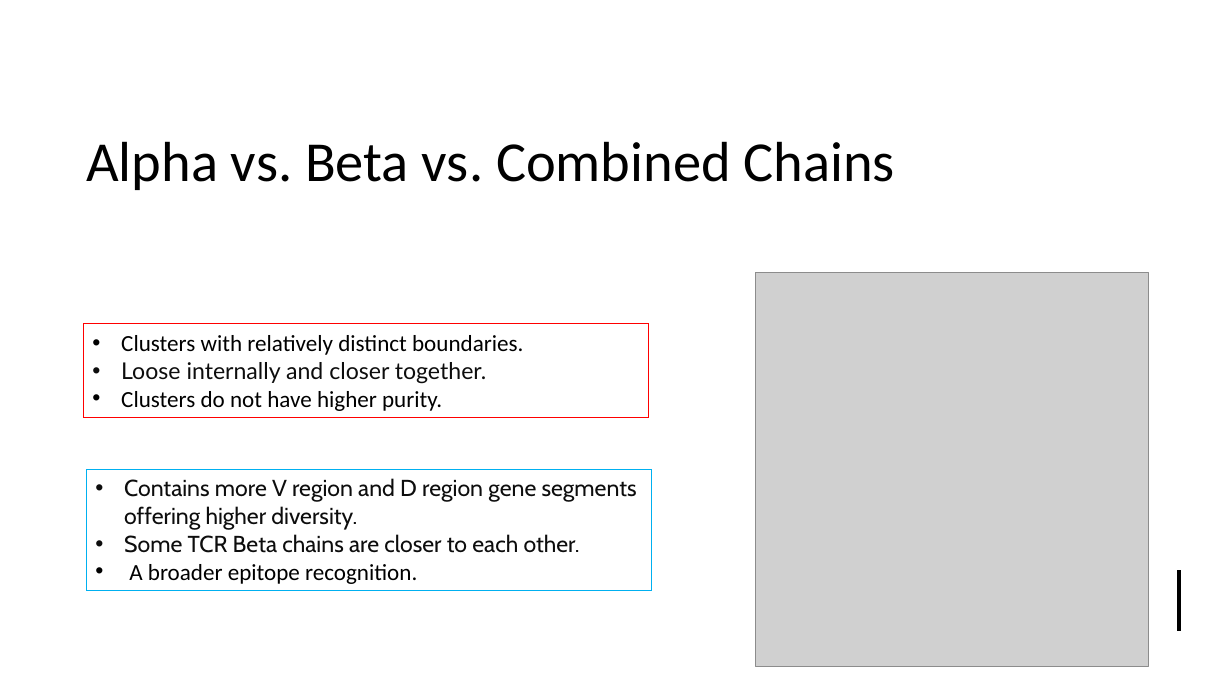
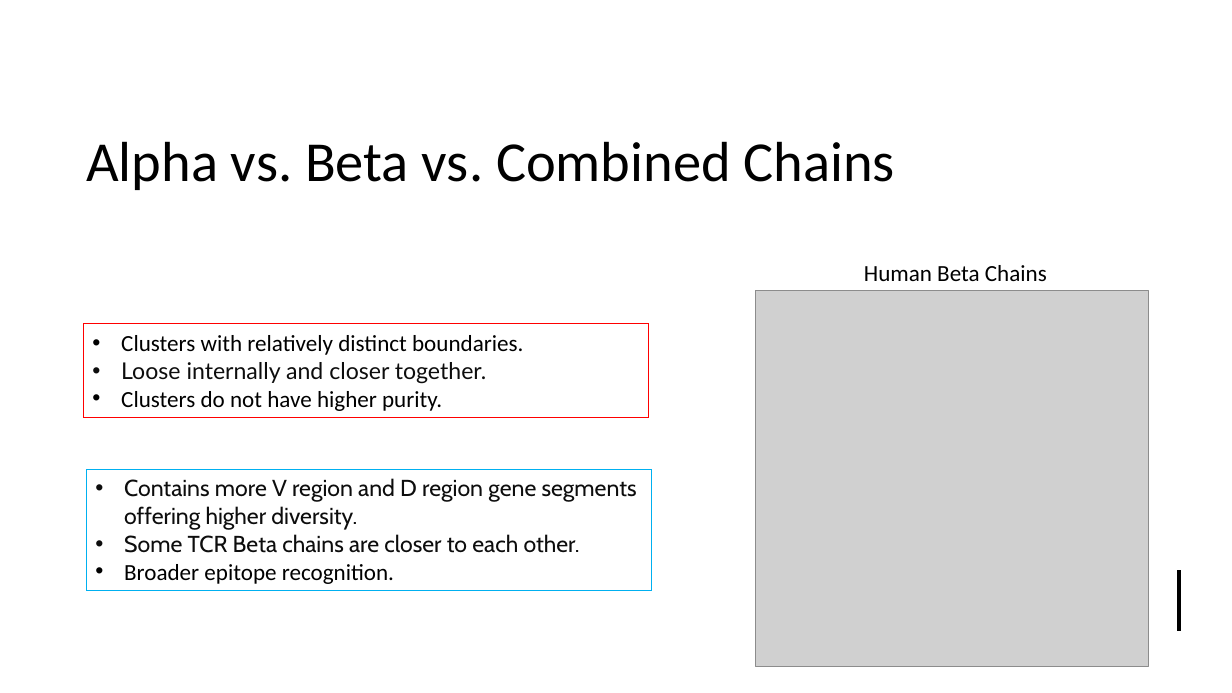
Before and after one commit to UoB-DSMP-2023-24/dsmp-2024-group4, a slide deck: slide 12 of summative presentation/Summative Oral Presentation-Group 4.pptx. Drawn at 1232x693 pixels with LibreOffice and Linux fonts; fonts in the diff are those of the drawing; grey boxes stand for pictures. Boxes give left, top, right and bottom in pixels: in the first picture for what was removed or moved away, otherwise in the second. Text is boxed around its words. In the diff, an @@ line names an element or a change of style, - is before the commit and + after.

```diff
--- a/summative presentation/Summative Oral Presentation-Group 4.pptx
+++ b/summative presentation/Summative Oral Presentation-Group 4.pptx
@@ text added at [864, 265, 1047, 281], 18 pt, text #000000 @@
+Human Beta Chains
@@ picture: place and size @@
-picture at [756, 273, 1149, 666]
+picture at [756, 291, 1149, 666]
@@ text in rectangle at [124, 564, 394, 584]: text changed @@
-• A broader epitope recognition.
+• Broader epitope recognition.
```
Also in this commit, not shown: 4 other slides changed, 1 slide removed.
